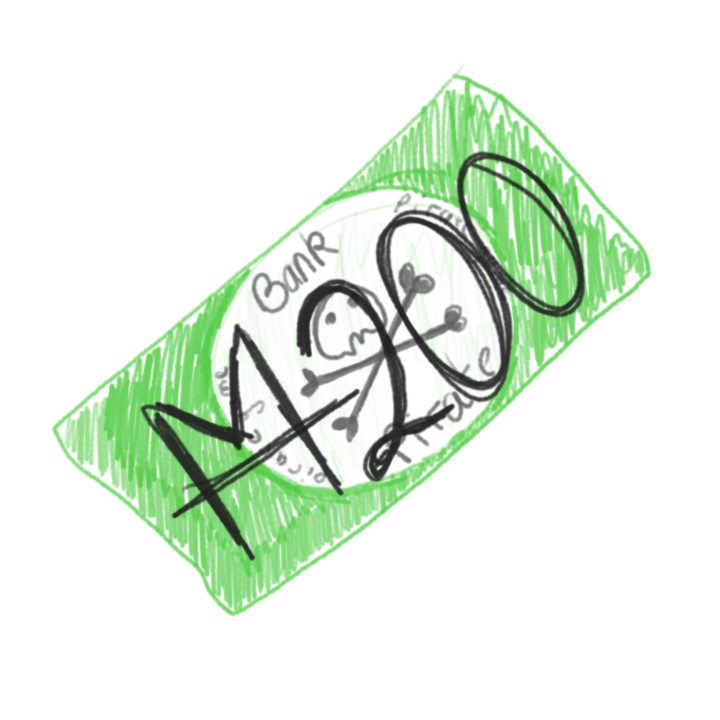
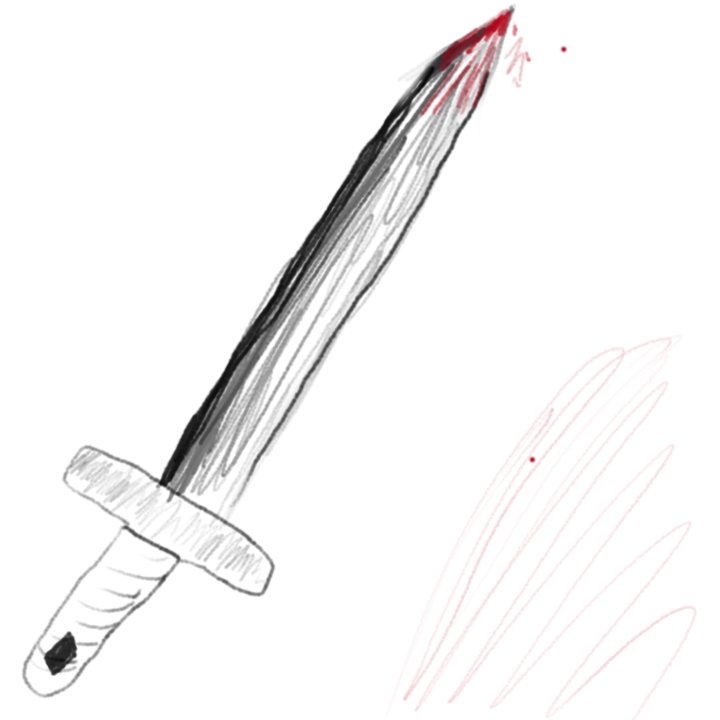
Two versions of the same layered image (720x720). Layer-by-layer changes:
hid "200" over [256, 128, 640, 512]
hid "M", painted on it over [128, 320, 384, 576]
hid "Money", painted on it over [37, 3, 697, 640]
showed "Kill", painted on it over [21, 3, 697, 720]
